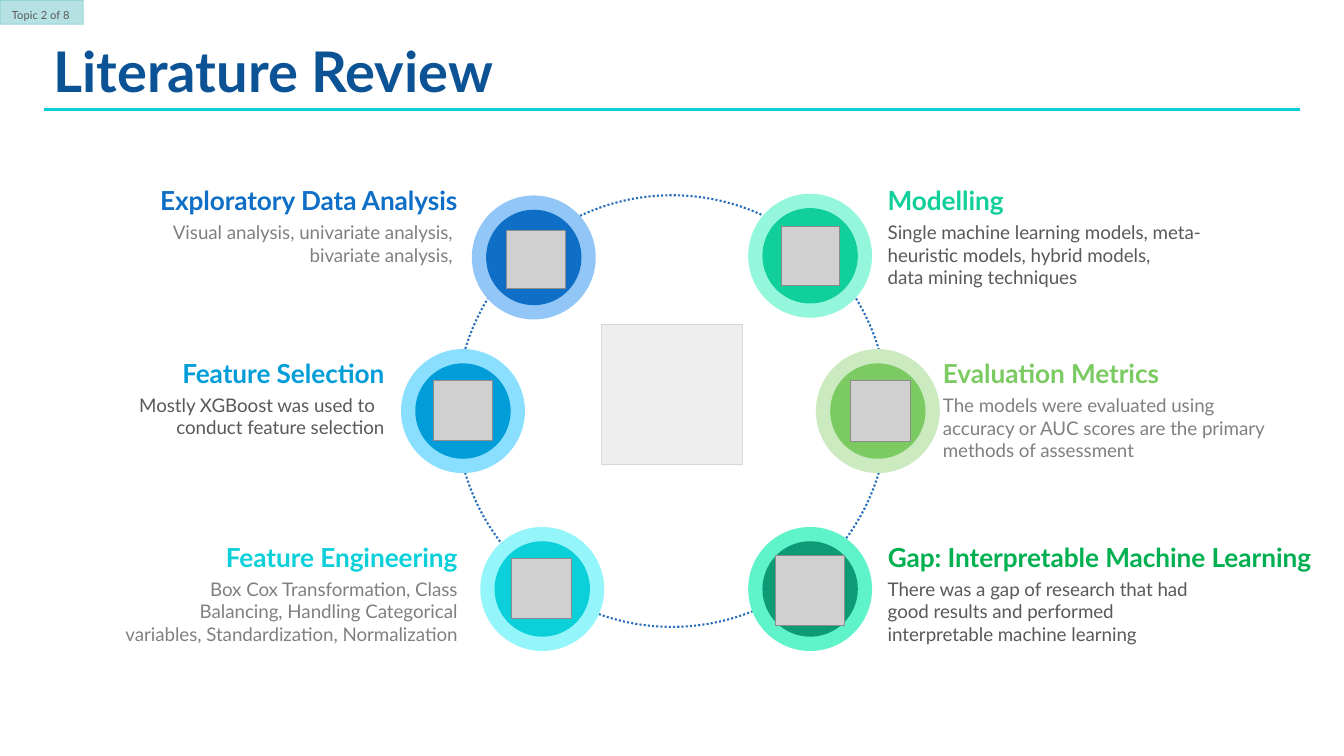
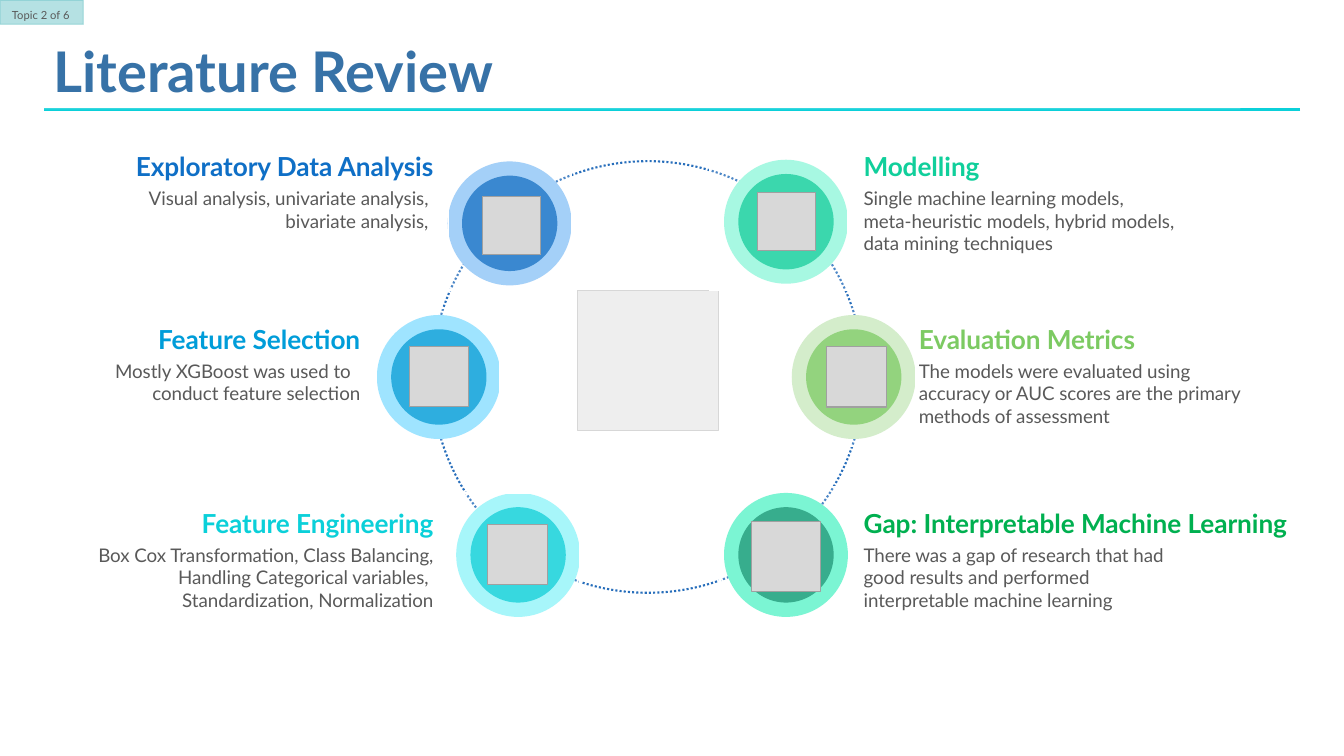
Before and after one commit to anishmahapatra/MSc-Data-Science, a slide deck: slide 4 of Final Submission/MSc Thesis Presentation v1.pptx. Drawn at 1344x756 pixels with LibreOffice and Linux fonts; fonts in the diff are those of the drawing; grey boxes stand for pictures; background and template pictures are left out. Boxes give left, top, right and bottom in pixels: in the first picture for what was removed or moved away, otherwise in the second. Text is boxed around its words. In the diff, an @@ line names an element or a change of style, - is before the commit and + after.

```diff
--- a/Final Submission/MSc Thesis Presentation v1.pptx
+++ b/Final Submission/MSc Thesis Presentation v1.pptx
@@ rectangle added at (12, 31, 1241, 109), fill #FFFFFF at 18% opacity @@
@@ rectangle added at (449, 157, 572, 290), fill #FFFFFF at 18% opacity, outline #FFFFFF 1 pt @@
@@ rectangle added at (710, 150, 848, 290), fill #FFFFFF at 18% opacity, outline #FFFFFF 1 pt @@
@@ rectangle added at (377, 309, 500, 442), fill #FFFFFF at 18% opacity, outline #FFFFFF 1 pt @@
@@ rectangle added at (777, 306, 915, 446), fill #FFFFFF at 18% opacity, outline #FFFFFF 1 pt @@
@@ text "Feature Engineering": place and size @@
-text "Feature Engineering" at (226, 547, 457, 571)
+text "Feature Engineering" at (202, 513, 433, 537)
@@ rectangle added at (456, 493, 581, 626), fill #FFFFFF at 18% opacity, outline #FFFFFF 1 pt @@
@@ rectangle added at (720, 487, 858, 627), fill #FFFFFF at 18% opacity, outline #FFFFFF 1 pt @@
@@ 13 ellipses, 10 texts, 7 pictures, 1 rectangle: place and size @@
-13 ellipses, 10 texts, 7 pictures, 1 rectangle at (139, 190, 1312, 651)
+13 ellipses, 10 texts, 7 pictures, 1 rectangle at (115, 156, 1288, 617)
@@ text colour #808080 to #595959 in 3 elements at (149, 191, 429, 231), (919, 364, 1241, 423), (98, 548, 433, 610) @@
@@ text "Box Cox Transformation, Class Balancing, ...": place and size @@
-text "Box Cox Transformation, Class Balancing, ..." at (125, 582, 458, 643)
+text "Box Cox Transformation, Class Balancing, ..." at (98, 548, 433, 610)
```
Also in this commit, not shown: 10 other slides changed, 1 slide added, 1 slide removed, 8 other files.
